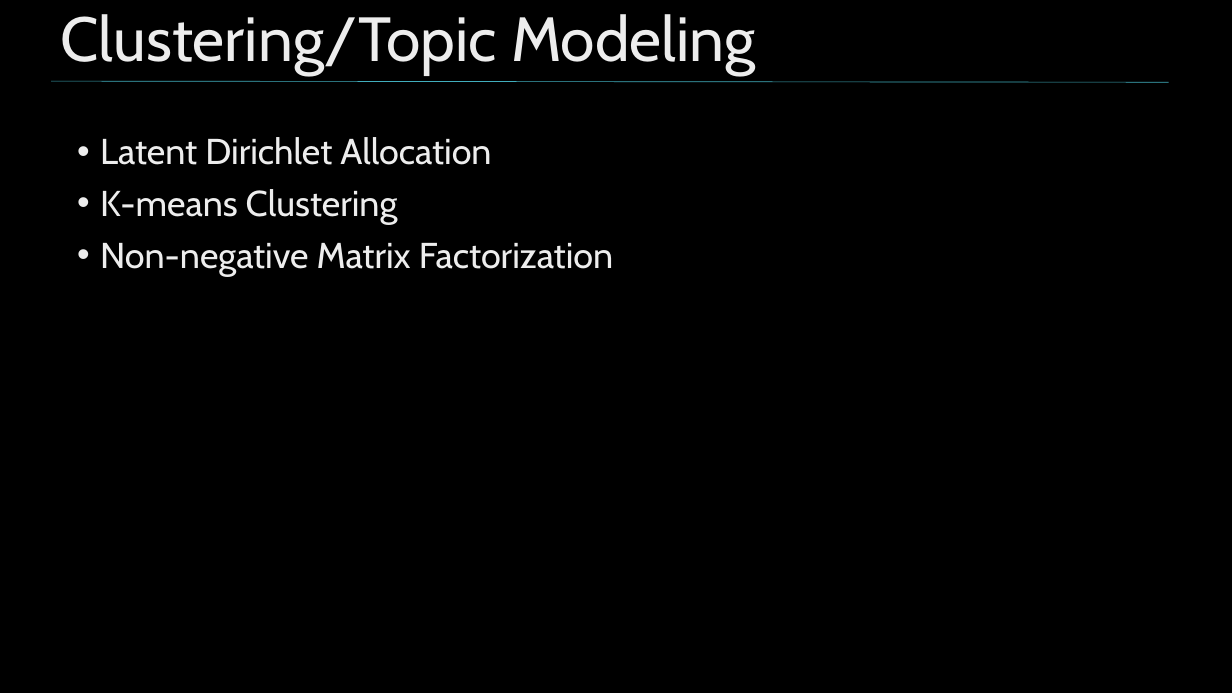
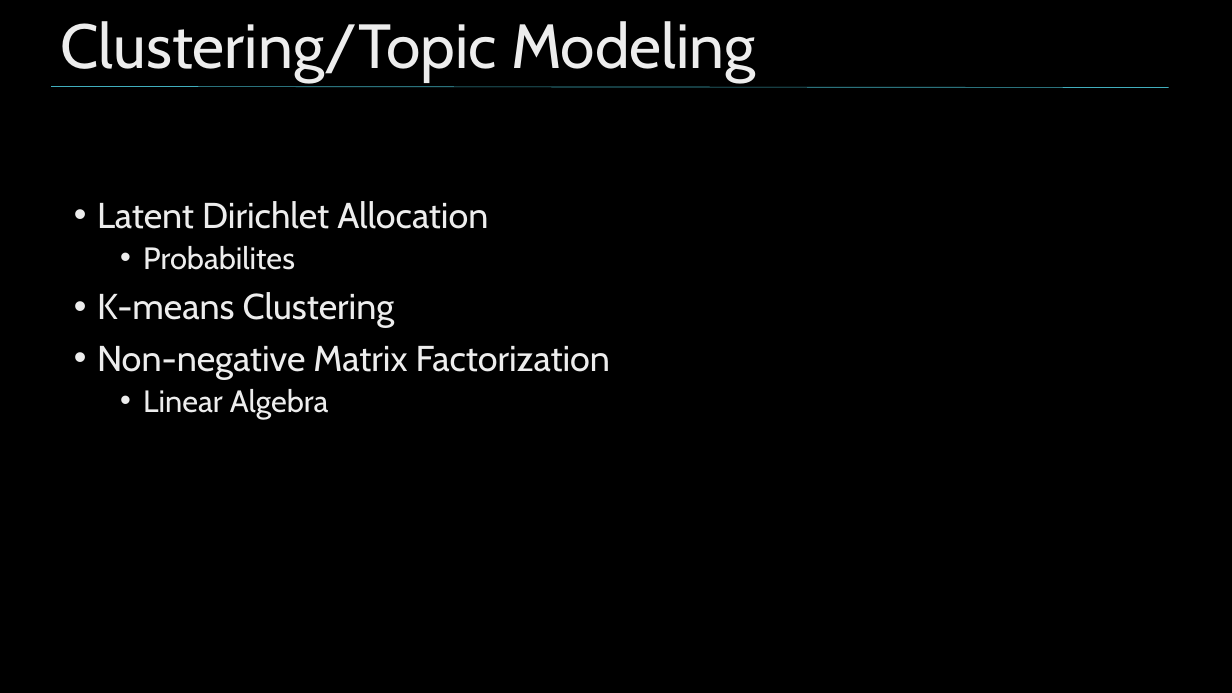
Before and after one commit to nycdatasci/bootcamp009_project, a slide deck: slide 6 of Project4-Capstone/MHD_Capstone/MHD_Twitter_Clustering.pptx (slide 4 before the commit). Drawn at 1232x693 pixels with LibreOffice and Linux fonts; fonts in the diff are those of the drawing; background and template pictures are left out. Boxes give left, top, right and bottom in pixels: in the first picture for what was removed or moved away, otherwise in the second. Text is boxed around its words. In the diff, an @@ line names an element or a change of style, - is before the commit and + after.

Commit message:
ppt

```diff
--- a/Project4-Capstone/MHD_Capstone/MHD_Twitter_Clustering.pptx
+++ b/Project4-Capstone/MHD_Capstone/MHD_Twitter_Clustering.pptx
@@ title "Clustering/Topic Modeling": place and size @@
-title "Clustering/Topic Modeling" at [60, 14, 756, 75]
+title "Clustering/Topic Modeling" at [60, 21, 756, 82]
@@ line moved from (51, 81) - (1169, 82) to (51, 87) - (1169, 88) @@
@@ text "Latent Dirichlet Allocation": place and size @@
-text "Latent Dirichlet Allocation" at [100, 137, 613, 276]
+text "Latent Dirichlet Allocation" at [97, 201, 610, 418]
@@ text at [143, 246, 295, 270]: paragraph added @@
+  • Probabilites
@@ text at [143, 389, 329, 418]: paragraph added @@
+  • Linear Algebra
```
Also in this commit, not shown: 1 other slide changed, 2 slides added.
